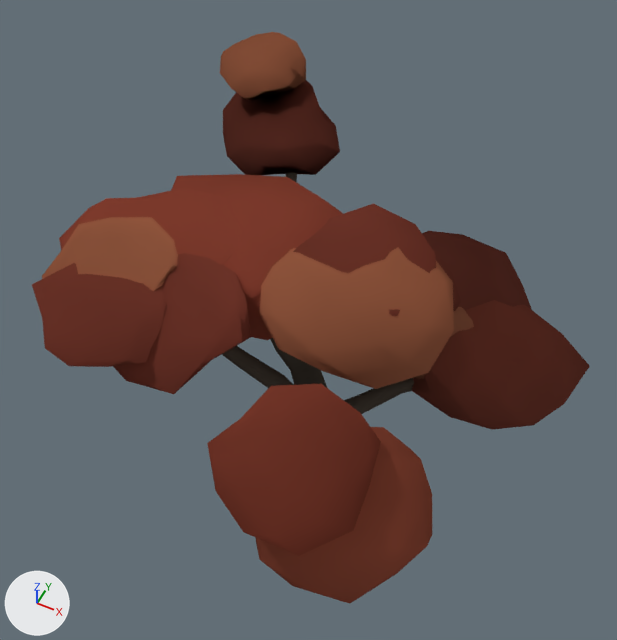
The Blender file assets/flora/nire_b.blend, before and after one commit.
One viewpoint serves both versions: a 50 mm lens placed at (1.53, -3.27, 5.05), pointed at (-0.14, 0.07, 0.88). The axes (+X, +Y, +Z) are drawn at lower left. The lights are the same throughout. The picture after the commit comes second.

Before the edit, the objects in view are built like this:
```python
me_nirebcopa = bpy.data.meshes.new('NireBCopa')
me_nirebcopa.from_pydata(...)  # 630 vertices, 1200 faces; spans x -1.6..1.6, y -1.83..1.95, z 0.57..2.02
me_nirebcopa.materials.append(mat_mate)
me_nirebtronco = bpy.data.meshes.new('NireBTronco')
me_nirebtronco.from_pydata(...)  # 384 vertices, 318 faces; spans x -1.27..1.06, y -1.42..1.6, z -0.42..1.8
me_nirebtronco.polygons.foreach_set('use_smooth', [True] * 318)
me_nirebtronco.materials.append(mat_mate)
ob_nirebcopa = bpy.data.objects.new('NireBCopa', me_nirebcopa)
ob_nirebcopa.location = (0.0, 0.0, 0.0)
ob_nirebtronco = bpy.data.objects.new('NireBTronco', me_nirebtronco)
ob_nirebtronco.location = (0.0, 0.0, 0.0)
```
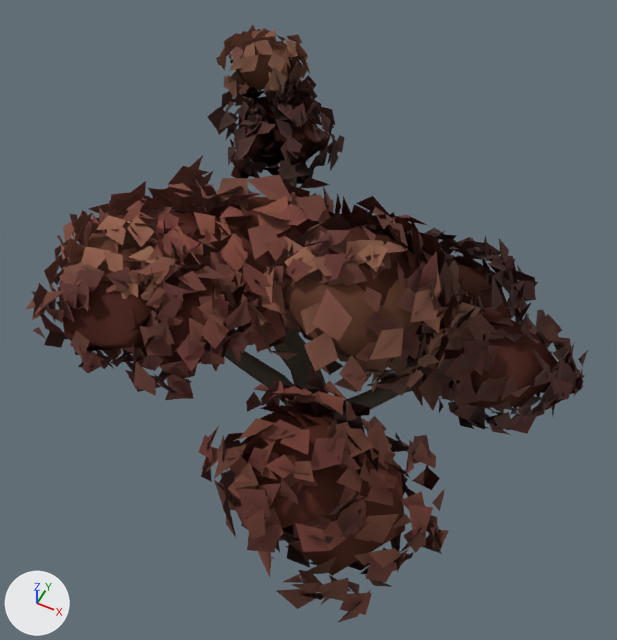
The change, as a diff of the scene's bpy script:
```diff
--- a/assets/flora/nire_b.blend.py
+++ b/assets/flora/nire_b.blend.py
@@ mat_hoja @@
+mat_hoja = bpy.data.materials.new('Hoja')
+mat_hoja.use_nodes = True; mat_hoja.node_tree.nodes.clear()
+_N = mat_hoja.node_tree.nodes; _L = mat_hoja.node_tree.links
+n0 = _N.new('ShaderNodeBsdfPrincipled'); n0.name = 'Principled BSDF'
+n0.inputs[2].default_value = 1.0  # 'Roughness'
+n1 = _N.new('ShaderNodeOutputMaterial'); n1.name = 'Material Output'
+n2 = _N.new('ShaderNodeVertexColor'); n2.name = 'Color Attribute'
+n2.layer_name = 'Col'
+_L.new(n0.outputs[0], n1.inputs[0])  # 'BSDF' to 'Surface'
+_L.new(n2.outputs[0], n0.inputs[0])  # 'Color' to 'Base Color'
@@ me_nirebcopa @@
-me_nirebcopa.from_pydata(...)  # 630 vertices, 1200 faces; spans x -1.6..1.6, y -1.83..1.95, z 0.57..2.02
+me_nirebcopa.from_pydata(...)  # 630 vertices, 1200 faces; spans x -1.51..1.45, y -1.71..1.85, z 0.66..1.96
+# me_nirebcopa part 1: the loose piece of 42 vertices spanning x -1.56..-0.55, y 1.01..1.94, z 0.87..1.51 is scaled about its middle by 0.72, then moved by (-0.01, -0.01, 0.0)
+# me_nirebcopa part 2: the loose piece of 42 vertices spanning x -1.6..-0.98, y 1.22..1.95, z 1.42..1.78 is scaled about its middle by 0.72, then moved by (0.01, 0.0, 0.0)
+# me_nirebcopa part 3: the loose piece of 42 vertices spanning x -1.45..-0.29, y -1.05..0.15, z 1.29..1.91 is scaled about its middle by 0.72, then moved by (0.01, -0.01, 0.0)
+# me_nirebcopa part 4: the loose piece of 42 vertices spanning x -1.2..-0.52, y -1.19..-0.4, z 1.56..2.02 is scaled about its middle by 0.72
+# me_nirebcopa part 5: the loose piece of 42 vertices spanning x -0.03..1.21, y 0.02..1.12, z 0.57..1.25 is scaled about its middle by 0.72, then moved by (0.01, 0.0, 0.0)
+# me_nirebcopa part 6: the loose piece of 42 vertices spanning x 0.24..1.06, y -0.12..0.68, z 0.79..1.22 is scaled about its middle by 0.72, then moved by (0.0, -0.01, 0.0)
+# me_nirebcopa part 7: the loose piece of 42 vertices spanning x 0.28..1.19, y -1.77..-0.87, z 1.05..1.63 is scaled about its middle by 0.72, then moved by (0.0, 0.01, 0.0)
+# me_nirebcopa part 8: the loose piece of 42 vertices spanning x 0.11..0.91, y -1.83..-0.98, z 1.46..1.96 is scaled about its middle by 0.72, then moved by (0.01, 0.0, 0.0)
+# me_nirebcopa part 9: the loose piece of 42 vertices spanning x 0.57..1.6, y -0.23..0.72, z 0.63..1.22 is scaled about its middle by 0.72, then moved by (-0.01, 0.0, 0.0)
+# me_nirebcopa part 10: the loose piece of 42 vertices spanning x -0.01..0.78, y -0.17..0.65, z 1.01..1.47 is scaled about its middle by 0.72, then moved by (0.0, -0.01, 0.0)
+# me_nirebcopa part 11: the loose piece of 42 vertices spanning x -1.01..-0.09, y -1.26..-0.28, z 1.28..1.89 is scaled about its middle by 0.72, then moved by (0.0, 0.0, 0.01)
+# me_nirebcopa part 12: the loose piece of 42 vertices spanning x -1.1..-0.39, y -1.4..-0.7, z 1.52..1.98 is scaled about its middle by 0.72, then moved by (0.0, 0.0, 0.01)
+# me_nirebcopa part 13: the loose piece of 42 vertices spanning x -1.11..0.23, y -0.63..0.55, z 1.11..1.86 is scaled about its middle by 0.72, then moved by (-0.01, 0.0, 0.0)
+# me_nirebcopa part 14: the loose piece of 42 vertices spanning x -0.38..0.86, y -0.76..0.42, z 1.14..1.85 is scaled about its middle by 0.72, then moved by (0.01, 0.0, 0.0)
+# me_nirebcopa part 15: the loose piece of 42 vertices spanning x -0.26..0.71, y -0.51..0.47, z 1.23..1.86 is scaled about its middle by 0.72, then moved by (0.0, -0.01, 0.01)
+# me_nirebcopa part 16: 808 faces centred in x -1.53..1.55, y -1.8..1.92, z 0.6..1.97 are repainted in the vertex colours; the middle colour goes from dark red #653329 to brown #482923
+# me_nirebcopa part 17: 392 faces centred in x -1.55..1.16, y -1.74..1.91, z 0.91..2.0 are repainted in the vertex colours; the middle colour goes from brown #844b38 to brown #5f3b2f
 me_nirebcopa.materials.append(mat_mate)
@@ ob_nirebcopa @@
 ob_nirebcopa.location = (0.0, 0.0, 0.0)
+_m = ob_nirebcopa.modifiers.new('Aligerar', 'DECIMATE')
+_m.ratio = 0.35
@@ ob_nirebhojas @@
+ob_nirebhojas = bpy.data.objects.new('NireBHojas', me_nirebhojas_001)  # 7300 vertices, 3650 faces; spans x -1.62..1.61, y -1.86..1.98, z 0.54..2.05
+ob_nirebhojas.location = (0.0, 0.0, 0.0)
```

Location of each change, (x1, y1, x2, y2) in pixels of the pictures (617 x 640 px; the box of a moved part takes in the faces that stretch with it):
'NireBCopa', reshaped, recoloured, modifiers changed (10% narrower, 6% shorter)
    before: (32, 32, 590, 604)
    after: (57, 39, 559, 576)
'NireBHojas', added (brown)
    after: (25, 25, 588, 623)
part 1 of me_nirebcopa, moved or reshaped
    before: (223, 80, 340, 175)
    after: (239, 93, 319, 164)
part 2 of me_nirebcopa, moved or reshaped
    before: (220, 32, 306, 101)
    after: (230, 39, 293, 88)
part 3 of me_nirebcopa, moved or reshaped
    before: (59, 188, 242, 264)
    after: (106, 211, 229, 269)
part 4 of me_nirebcopa, moved or reshaped
    before: (42, 217, 178, 291)
    after: (63, 233, 155, 289)
part 5 of me_nirebcopa, moved or reshaped
    before: (422, 231, 532, 310)
    after: (452, 256, 512, 319)
part 6 of me_nirebcopa, moved or reshaped (mostly hidden)
    before: (415, 307, 474, 379)
    after: (408, 325, 450, 361)
part 7 of me_nirebcopa, moved or reshaped
    before: (256, 427, 432, 604)
    after: (285, 452, 405, 576)
part 8 of me_nirebcopa, moved or reshaped
    before: (207, 384, 381, 556)
    after: (239, 405, 357, 528)
part 9 of me_nirebcopa, moved or reshaped
    before: (412, 300, 590, 430)
    after: (444, 307, 559, 408)
part 10 of me_nirebcopa, moved or reshaped (not visible afterwards)
    before: (433, 249, 461, 312)
part 11 of me_nirebcopa, moved or reshaped
    before: (113, 253, 251, 394)
    after: (139, 268, 227, 365)
part 12 of me_nirebcopa, moved or reshaped
    before: (32, 263, 167, 367)
    after: (57, 280, 153, 351)
part 13 of me_nirebcopa, moved or reshaped
    before: (171, 174, 343, 340)
    after: (207, 196, 302, 312)
part 14 of me_nirebcopa, moved or reshaped
    before: (259, 247, 454, 389)
    after: (283, 274, 422, 360)
part 15 of me_nirebcopa, moved or reshaped
    before: (293, 204, 436, 316)
    after: (323, 225, 419, 305)
part 16 of me_nirebcopa, recoloured
    before: (32, 80, 590, 556)
    after: (57, 93, 559, 528)
part 17 of me_nirebcopa, recoloured
    before: (42, 32, 474, 604)
    after: (63, 39, 450, 576)
